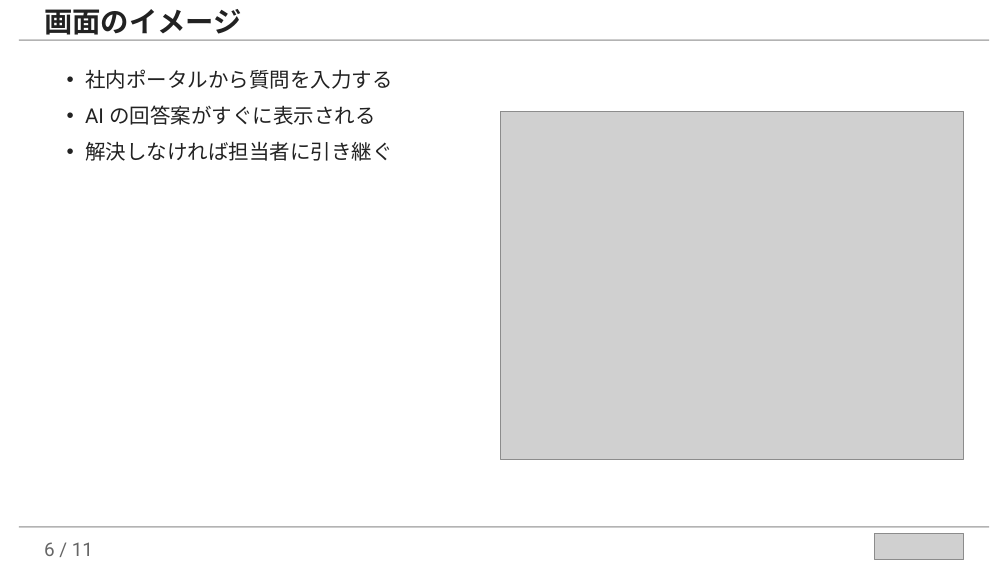
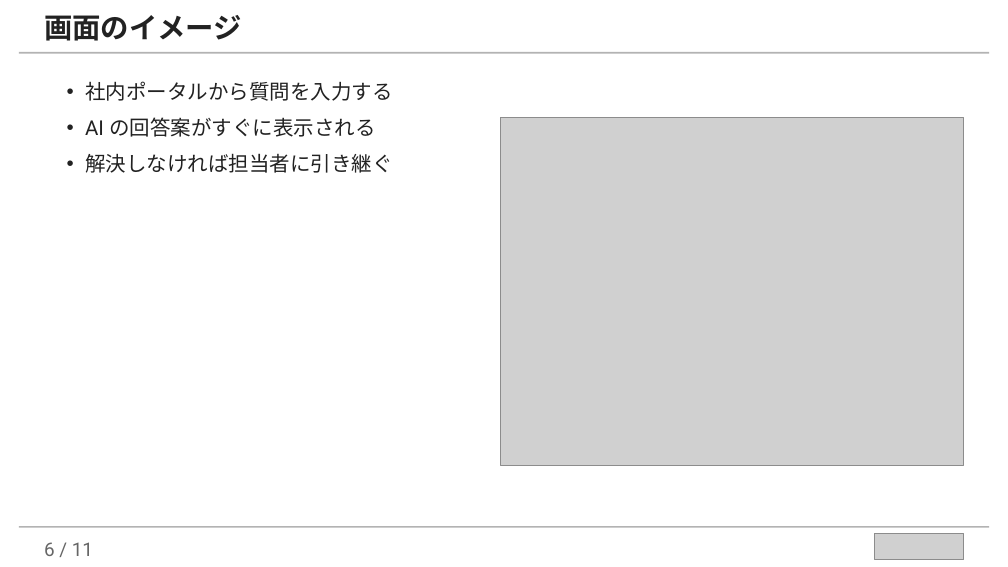
Before and after one commit to takuya109048/llm-assist-kit, a slide deck: slide 6 of examples/marp-slides-example.pptx. Drawn at 1008x567 pixels with LibreOffice and Linux fonts; fonts in the diff are those of the drawing; grey boxes stand for pictures. Boxes give left, top, right and bottom in pixels: in the first picture for what was removed or moved away, otherwise in the second. Text is boxed around its words. In the diff, an @@ line names an element or a change of style, - is before the commit and + after.

```diff
--- a/examples/marp-slides-example.pptx
+++ b/examples/marp-slides-example.pptx
@@ text "画面のイメージ" rewrapped from (44,9,242,40) to (44,15,242,41) @@
@@ rectangle: place and size @@
-rectangle at (19,39,989,41)
+rectangle at (19,52,989,54)
@@ text "社内ポータルから質問を入力する": place and size @@
-text "社内ポータルから質問を入力する" at (85,69,393,161)
+text "社内ポータルから質問を入力する" at (85,81,393,173)
@@ picture: place and size @@
-picture at (501,111,964,459)
+picture at (501,117,964,465)
```
Also in this commit, not shown: 9 other slides changed, 3 other files.
